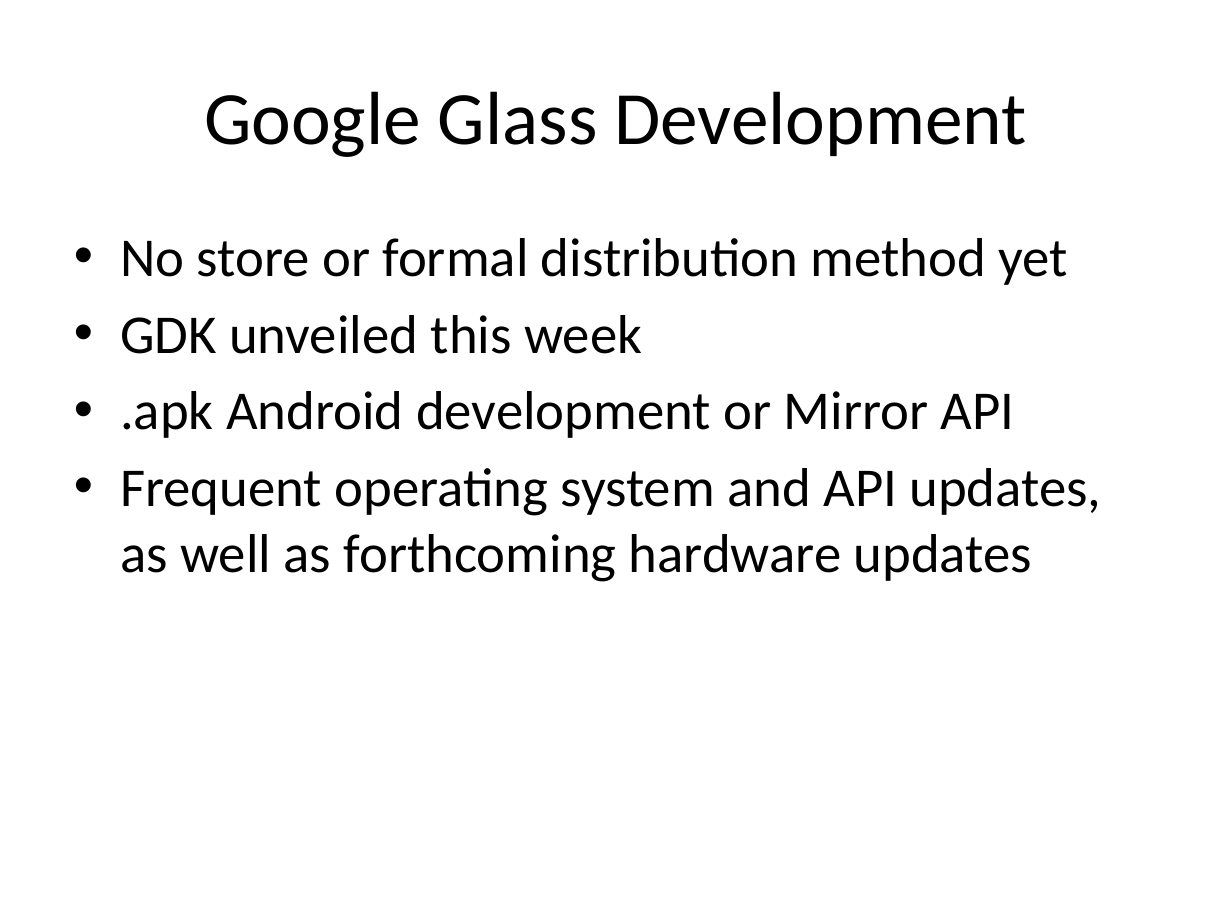
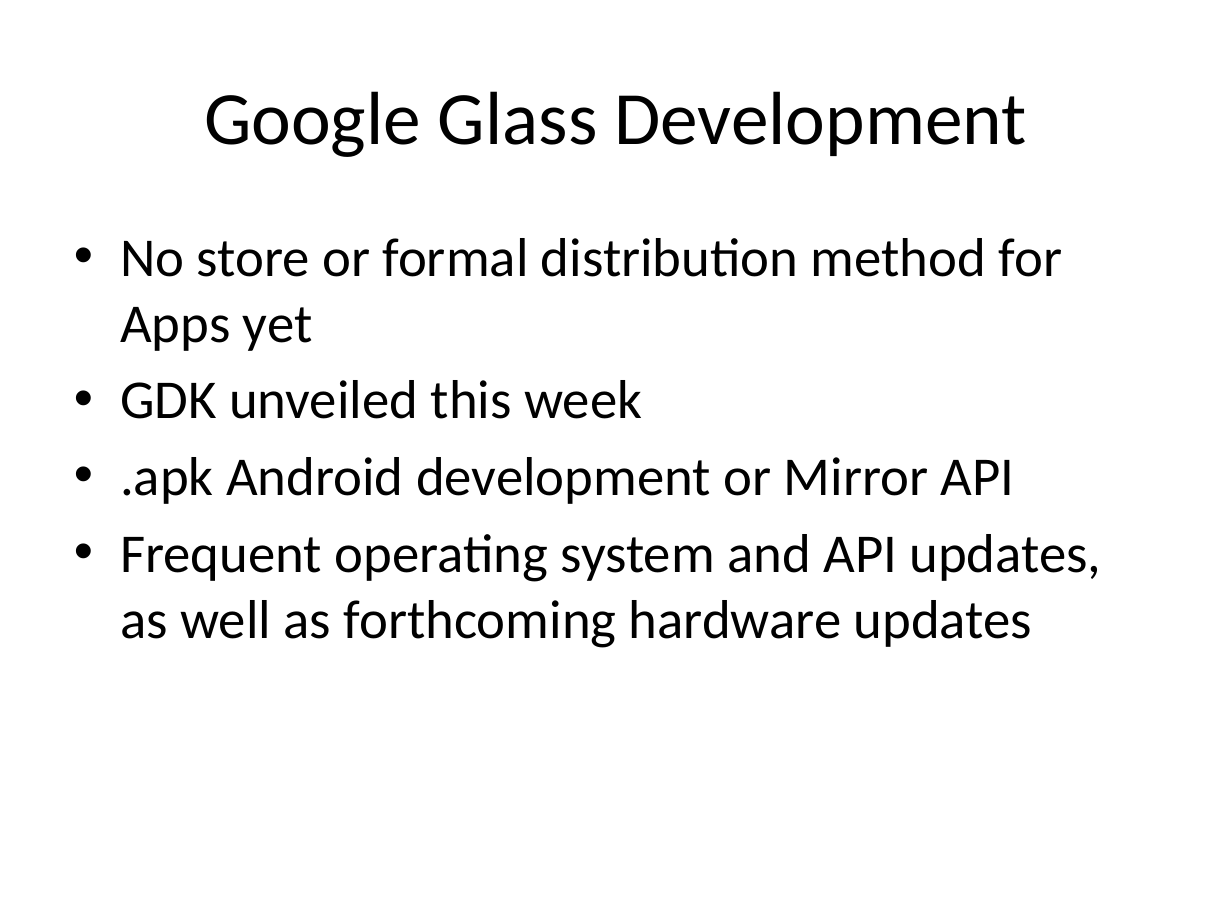
Before and after one commit to brendajin/presentations, a slide deck: slide 9 of Apigee_Glass.pptx (slide 5 before the commit). Drawn at 1232x924 pixels with LibreOffice and Linux fonts; fonts in the diff are those of the drawing. Boxes give left, top, right and bottom in pixels: in the first picture for what was removed or moved away, otherwise in the second. Text is boxed around its words. In the diff, an @@ line names an element or a change of style, - is before the commit and + after.

```diff
--- a/Apigee_Glass.pptx
+++ b/Apigee_Glass.pptx
@@ text at bbox=[120, 238, 1062, 351]: text changed @@
-• No store or formal distribution method yet
+• No store or formal distribution method for Apps yet
```
Also in this commit, not shown: 3 slides added, 3 other files.
